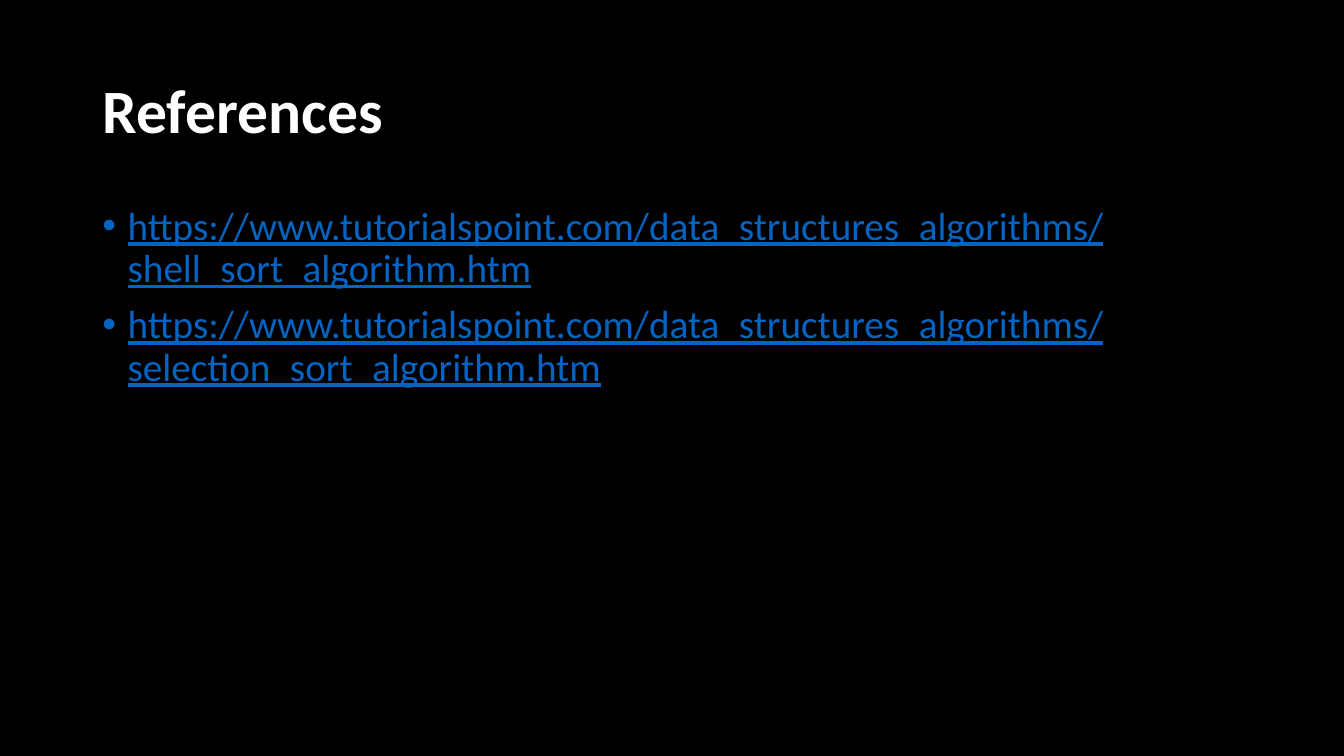
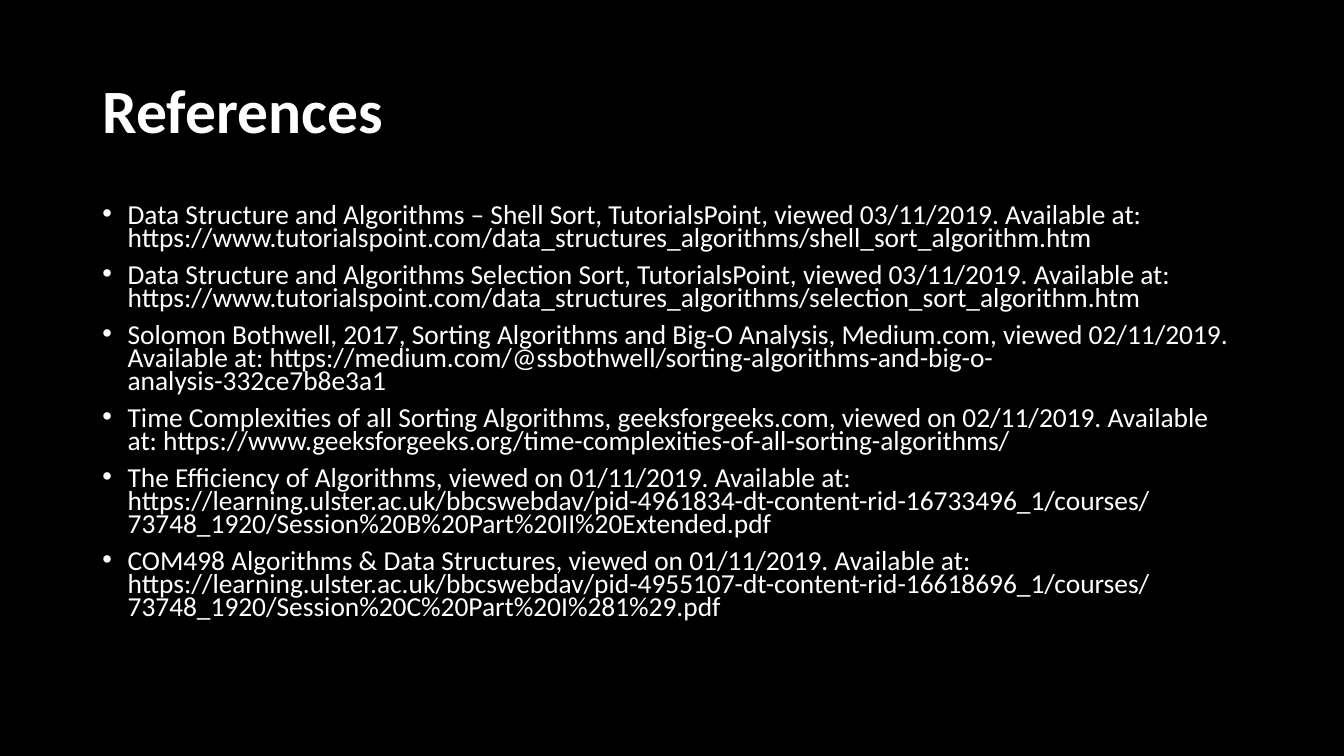
Before and after one commit to Maximilian72/ALGO_CW1, a slide deck: slide 11 of CW1/B00759381_CW1.pptx. Drawn at 1344x756 pixels with LibreOffice and Linux fonts; fonts in the diff are those of the drawing. Boxes give left, top, right and bottom in pixels: in the first picture for what was removed or moved away, otherwise in the second. Text is boxed around its words. In the diff, an @@ line names an element or a change of style, - is before the commit and + after.

```diff
--- a/CW1/B00759381_CW1.pptx
+++ b/CW1/B00759381_CW1.pptx
@@ text at bbox=[128, 205, 1228, 621]: text changed; size 28 to 19.6 pt; text colour #0563C1 to #FFFFFF @@
-• https://www.tutorialspoint.com/data_structures_algorithms/shell_sort_algorithm.htm
-• https://www.tutorialspoint.com/data_structures_algorithms/selection_sort_algorithm.htm
+• Data Structure and Algorithms – Shell Sort, TutorialsPoint, viewed 03/11/2019. Available at: https://www.tutorialspoint.com/data_structures_algorithms/shell_sort_algorithm.htm
+• Data Structure and Algorithms Selection Sort, TutorialsPoint, viewed 03/11/2019. Available at: https://www.tutorialspoint.com/data_structures_algorithms/selection_sort_algorithm.htm
+• Solomon Bothwell, 2017, Sorting Algorithms and Big-O Analysis, Medium.com, viewed 02/11/2019. Available at: https://medium.com/@ssbothwell/sorting-algorithms-and-big-o-analysis-332ce7b8e3a1
+• Time Complexities of all Sorting Algorithms, geeksforgeeks.com, viewed on 02/11/2019. Available at: https://www.geeksforgeeks.org/time-complexities-of-all-sorting-algorithms/
+• The Efficiency of Algorithms, viewed on 01/11/2019. Available at: https://learning.ulster.ac.uk/bbcswebdav/pid-4961834-dt-content-rid-16733496_1/courses/73748_1920/Session%20B%20Part%20II%20Extended.pdf
+• COM498 Algorithms & Data Structures, viewed on 01/11/2019. Available at: https://learning.ulster.ac.uk/bbcswebdav/pid-4955107-dt-content-rid-16618696_1/courses/73748_1920/Session%20C%20Part%20I%281%29.pdf
```
Also in this commit, not shown: 4 other slides changed, 2 slides added, 3 slides removed, 18 other files.
